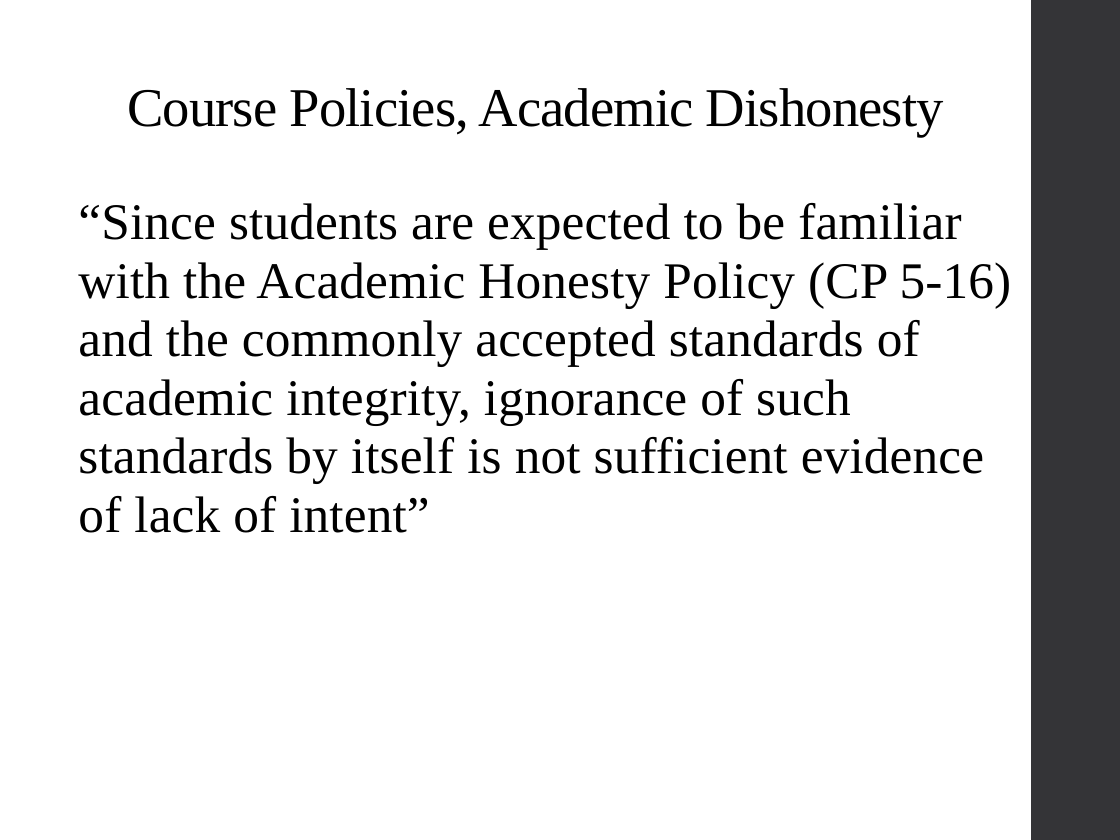
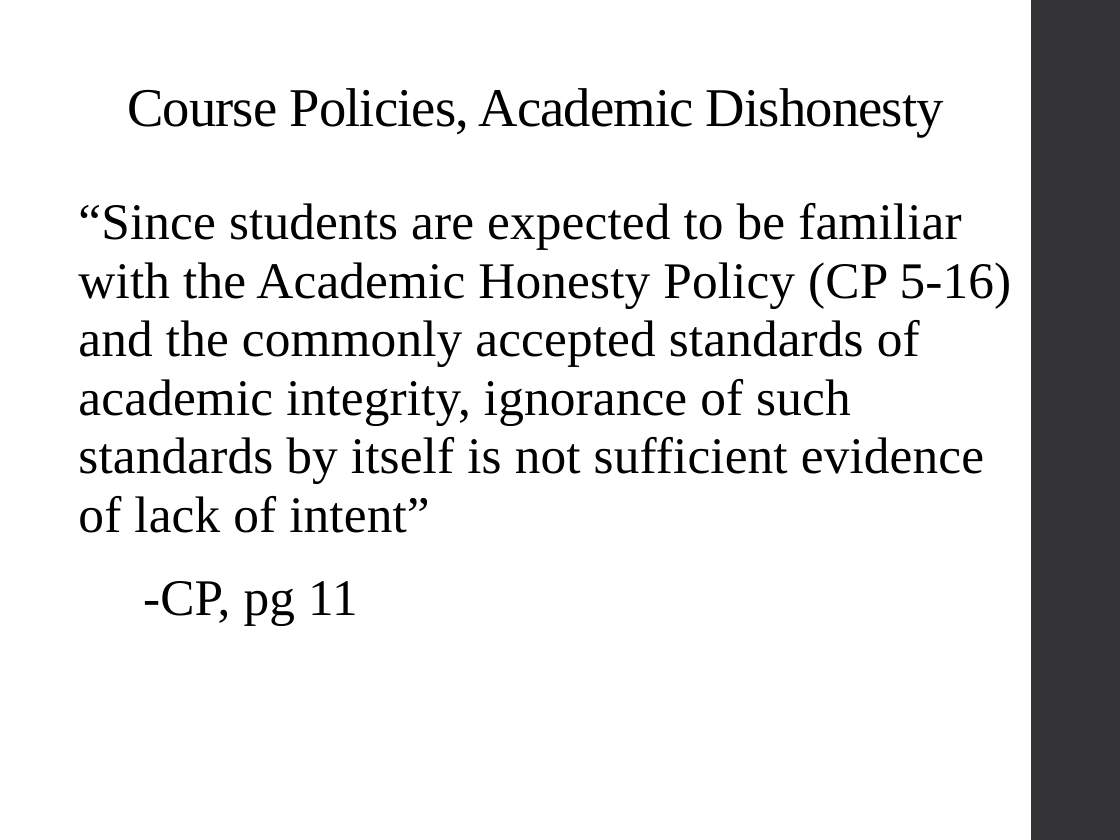
Before and after one commit to psadil/psych241, a slide deck: slide 14 of slides/lab1_21jan2016/lab1_21jan2016.pptx (slide 10 before the commit). Drawn at 1120x840 pixels with LibreOffice and Linux fonts; fonts in the diff are those of the drawing. Boxes give left, top, right and bottom in pixels: in the first picture for what was removed or moved away, otherwise in the second. Text is boxed around its words. In the diff, an @@ line names an element or a change of style, - is before the commit and + after.

```diff
--- a/slides/lab1_21jan2016/lab1_21jan2016.pptx
+++ b/slides/lab1_21jan2016/lab1_21jan2016.pptx
@@ text at bbox=[143, 581, 358, 626]: paragraph added @@
+-CP, pg 11
```
Also in this commit, not shown: 3 other slides changed, 8 slides added, 7 other files.
